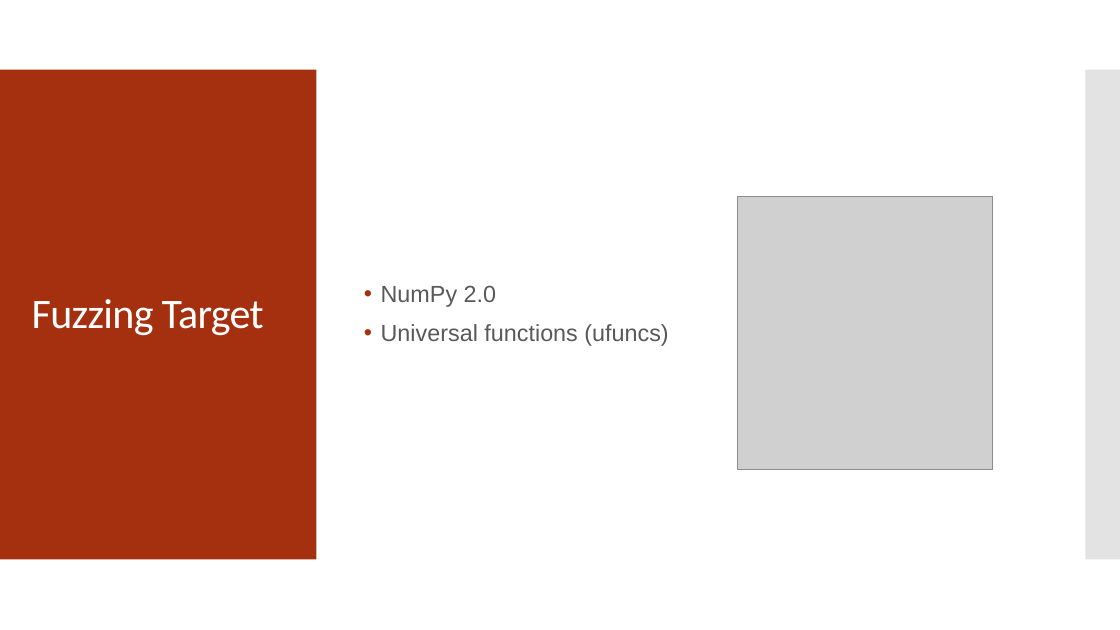
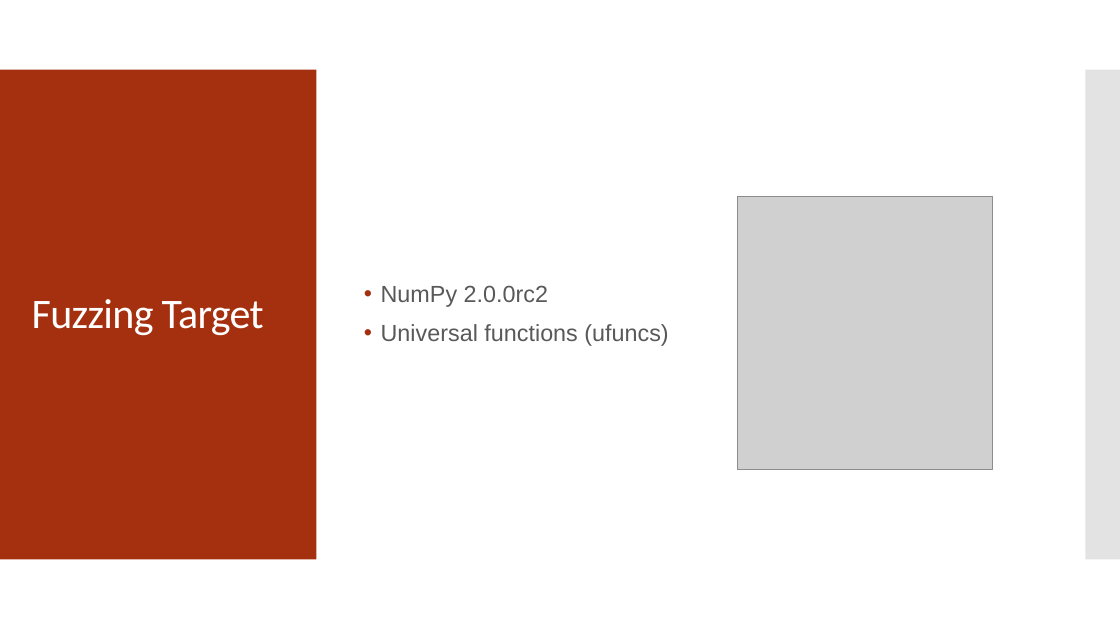
Before and after one commit to 12rcu/NumpyFuzzer, a slide deck: slide 2 of NumPy_Fuzzer_Presentation.pptx. Drawn at 1120x630 pixels with LibreOffice and Linux fonts; fonts in the diff are those of the drawing; grey boxes stand for pictures. Boxes give left, top, right and bottom in pixels: in the first picture for what was removed or moved away, otherwise in the second. Text is boxed around its words. In the diff, an @@ line names an element or a change of style, - is before the commit and + after.

```diff
--- a/NumPy_Fuzzer_Presentation.pptx
+++ b/NumPy_Fuzzer_Presentation.pptx
@@ text at box(381, 285, 548, 307): text changed @@
-• NumPy 2.0
+• NumPy 2.0.0rc2
```
Also in this commit, not shown: 1 other slide changed.
